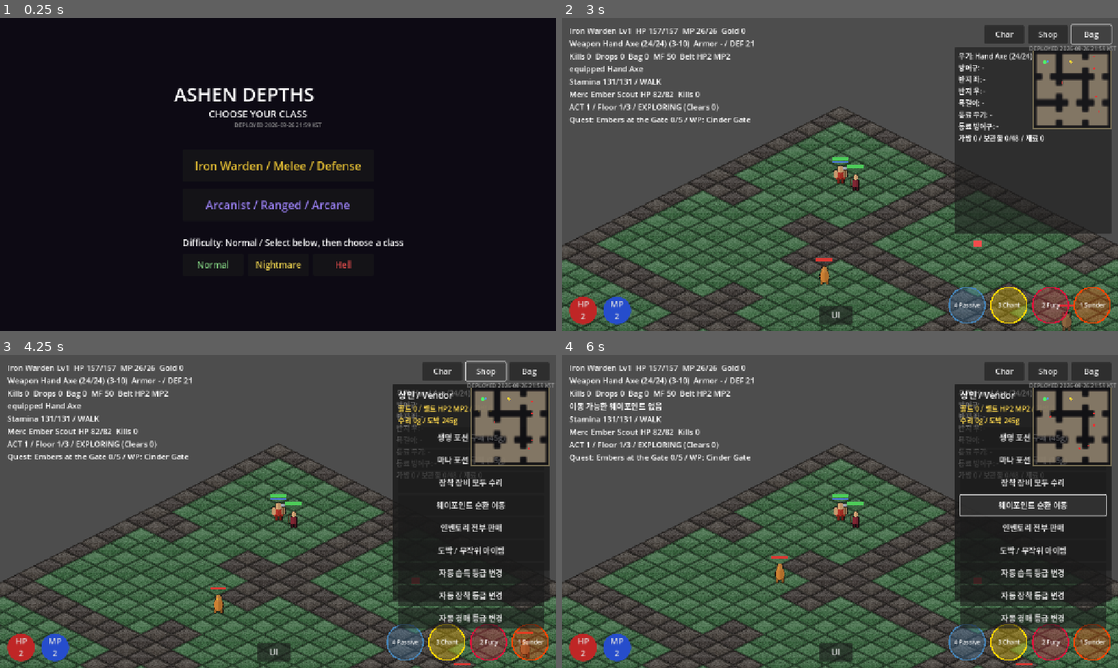
Above: before the commit, frames 1-4 (two rows, left to right).
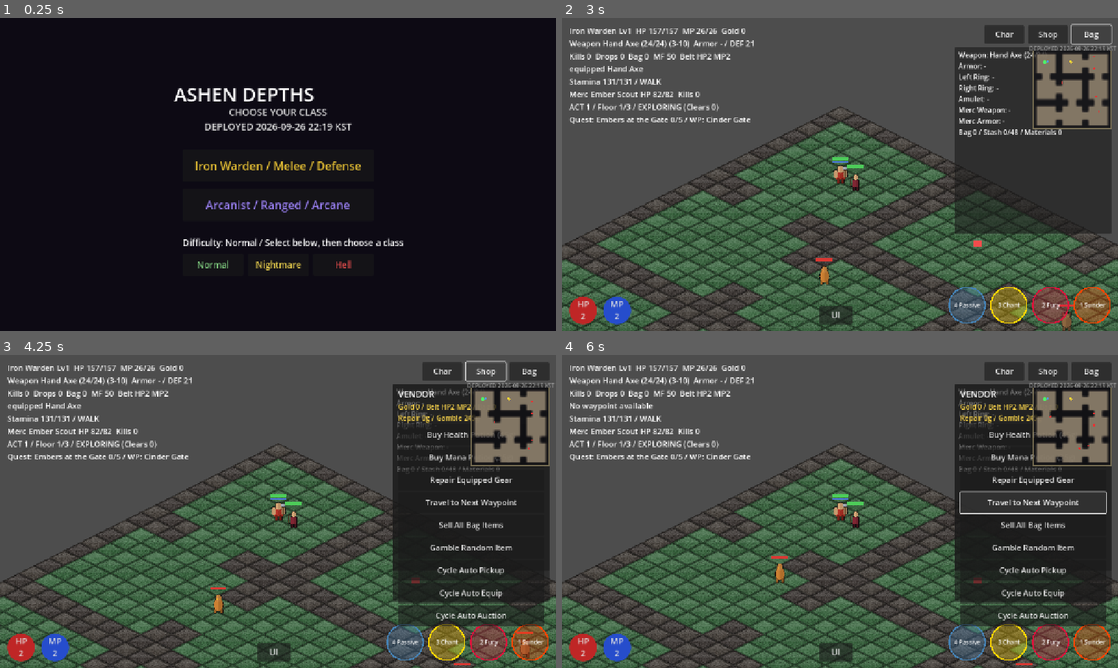
Above: after the commit, the same moments.

Repository: jflakeee/diablo
Game: Godot game, scene res://main.tscn
The game is run twice, just before and just after one commit, with the same random seed, the same clock (stepped at 60 frames per second) and the same inputs.
Inputs (mouse positions are in pixels of both pictures, inside the frame that each line leads up to):
- Up to frame 1 (0.25 s): no input
- Up to frame 2 (3 s): click "Normal" at 0.5 s; click "Normal" at 1.25 s; click "Iron Warden / Melee / Defense" at 2 s; click "Bag" at 2.75 s
- Up to frame 3 (4.25 s): click "Shop" at 3.5 s
- Up to frame 4 (6 s): click (1034, 483) at 4.25 s, where only the run before the commit has a clickable "장착 장비 모두 수리"; click (1034, 480) at 5 s, where only the run after the commit has a clickable "Repair Equipped Gear"; click (1034, 505) at 5.75 s, where only the run before the commit has a clickable "웨이포인트 순환 이동"

The runs differ from the first frame. In frame 1, 0.9% of the frame differs, in the area x 36-64%, y 28-36%; in frame 2, 1.4%; in frame 3, 3.5%; in frame 4, 5.2%, in the area x 1-98%, y 8-88%.

Commit message:
Make mobile deployment stamp and panels readable

Diff:
--- a/prototype/game_dungeon/main.gd
+++ b/prototype/game_dungeon/main.gd
@@ -31,7 +31,7 @@
 const Stamina := preload("res://stamina.gd")
 const DeathSystem := preload("res://death_system.gd")
 const Stash := preload("res://stash.gd")
-const DEPLOYED_AT_KST := "2026-09-26 21:59 KST"
+const DEPLOYED_AT_KST := "2026-09-26 22:19 KST"
 
 var _grid: Array = []
 var _astar: AStarGrid2D
@@ -646,9 +646,16 @@
 	title.position = Vector2(vp.x * 0.5 - 240, vp.y * 0.2)
 	_menu_layer.add_child(title)
 	var sub := Label.new()
-	sub.text = "CHOOSE YOUR CLASS"
+	# Keep the build stamp in the same control as the heading. On narrow mobile
+	# canvases a separate small label can disappear after browser viewport scaling.
+	sub.text = "CHOOSE YOUR CLASS\nDEPLOYED %s" % DEPLOYED_AT_KST
 	sub.add_theme_font_size_override("font_size", _accessibility.font_size(22))
-	sub.position = Vector2(vp.x * 0.5 - 160, vp.y * 0.2 + 60)
+	sub.add_theme_color_override("font_color", Color(0.88, 0.88, 0.88, 1.0))
+	sub.position = Vector2(vp.x * 0.5 - 220, vp.y * 0.2 + 56)
+	sub.size = Vector2(440, 64)
+	sub.horizontal_alignment = HORIZONTAL_ALIGNMENT_CENTER
+	sub.vertical_alignment = VERTICAL_ALIGNMENT_TOP
+	sub.mouse_filter = Control.MOUSE_FILTER_IGNORE
 	_menu_layer.add_child(sub)
 	_add_class_button("Iron Warden / Melee / Defense", Color(0.9, 0.75, 0.2), Vector2(vp.x * 0.5 - 220, vp.y * 0.42), "warden")
 	_add_class_button("Arcanist / Ranged / Arcane", Color(0.6, 0.5, 0.95), Vector2(vp.x * 0.5 - 220, vp.y * 0.42 + 90), "arcanist")
@@ -670,16 +677,6 @@
 		db.add_theme_color_override("font_color", dcols[i])
 		db.pressed.connect(_set_difficulty.bind(i))
 		_menu_layer.add_child(db)
-	var deploy_stamp := Label.new()
-	deploy_stamp.text = "DEPLOYED %s" % DEPLOYED_AT_KST
-	deploy_stamp.position = Vector2(vp.x * 0.5 - 220, vp.y * 0.2 + 92)
-	deploy_stamp.size = Vector2(440, 22)
-	deploy_stamp.horizontal_alignment = HORIZONTAL_ALIGNMENT_CENTER
-	deploy_stamp.mouse_filter = Control.MOUSE_FILTER_IGNORE
-	deploy_stamp.add_theme_font_size_override("font_size", _accessibility.font_size(13))
-	deploy_stamp.add_theme_color_override("font_color", Color(0.62, 0.62, 0.62, 0.9))
-	_menu_layer.add_child(deploy_stamp)
-
 func _set_difficulty(d: int) -> void:
 	_difficulty = d
 	_update_diff_label()
@@ -2352,21 +2349,21 @@
 	vb.custom_minimum_size = Vector2(336, 280)
 	_vendor_panel.add_child(vb)
 	var head := Label.new()
-	head.text = "상인 / Vendor"
+	head.text = "VENDOR"
 	head.add_theme_font_size_override("font_size", _accessibility.font_size(20))
 	vb.add_child(head)
 	_vendor_gold_lbl = Label.new()
 	_vendor_gold_lbl.add_theme_color_override("font_color", Color(1, 0.85, 0.3))
 	vb.add_child(_vendor_gold_lbl)
-	_vendor_btn(vb, "생명 포션 구매 (%dg)" % COST_HP_POT, func(): _buy_potion("health"))
-	_vendor_btn(vb, "마나 포션 구매 (%dg)" % COST_MP_POT, func(): _buy_potion("mana"))
-	_vendor_btn(vb, "장착 장비 모두 수리", func(): _repair_equipped())
-	_vendor_btn(vb, "웨이포인트 순환 이동", func(): _travel_waypoint(0))
-	_vendor_btn(vb, "인벤토리 전부 판매", func(): _sell_all())
-	_vendor_btn(vb, "도박 / 무작위 아이템", func(): _gamble())
-	_vendor_btn(vb, "자동 습득 등급 변경", func(): _cycle_automation("pickup_min"))
-	_vendor_btn(vb, "자동 장착 등급 변경", func(): _cycle_automation("equip_min"))
-	_vendor_btn(vb, "자동 경매 등급 변경", func(): _cycle_automation("auction_min"))
+	_vendor_btn(vb, "Buy Health Potion (%dg)" % COST_HP_POT, func(): _buy_potion("health"))
+	_vendor_btn(vb, "Buy Mana Potion (%dg)" % COST_MP_POT, func(): _buy_potion("mana"))
+	_vendor_btn(vb, "Repair Equipped Gear", func(): _repair_equipped())
+	_vendor_btn(vb, "Travel to Next Waypoint", func(): _travel_waypoint(0))
+	_vendor_btn(vb, "Sell All Bag Items", func(): _sell_all())
+	_vendor_btn(vb, "Gamble Random Item", func(): _gamble())
+	_vendor_btn(vb, "Cycle Auto Pickup", func(): _cycle_automation("pickup_min"))
+	_vendor_btn(vb, "Cycle Auto Equip", func(): _cycle_automation("equip_min"))
+	_vendor_btn(vb, "Cycle Auto Auction", func(): _cycle_automation("auction_min"))
 
 func _cycle_automation(key: String) -> void:
 	var levels := ["normal", "magic", "rare", "set", "unique"]
@@ -2390,7 +2387,7 @@
 func _travel_waypoint(direction: int) -> void:
 	var target := Waypoint.cycle(_waypoint_defs, _waypoint_state, _act) if direction == 0 else Waypoint.adjacent(_waypoint_defs, _waypoint_state, _act, direction)
 	if target.is_empty():
-		_combat_log = "이동 가능한 웨이포인트 없음"
+		_combat_log = "No waypoint available"
 		return
 	_dlevel = (_act - 1) * ACT_LEN + int(target.get("floor", 1))
 	Waypoint.unlock(_waypoint_defs, _waypoint_state, _act, _level_in_act())
@@ -2415,7 +2412,7 @@
 	_spawn_dungeon_monsters()
 	if is_instance_valid(_cam):
 		_cam.position = _player.position
-	_combat_log = "웨이포인트 이동: %s" % Waypoint.current_name(_waypoint_defs, _waypoint_state)
+	_combat_log = "Waypoint: %s" % Waypoint.current_name(_waypoint_defs, _waypoint_state)
 	_refresh_vendor()
 
 # ── 캐릭터 성장 패널 ──
@@ -2430,8 +2427,8 @@
 	return ["ember_bolt", "frost_shard", "storm_lance", "phase_step"] if _class == "arcanist" else ["sundering_strike", "void_fury", "iron_chant", "weapon_discipline"]
 
 func _skill_label(id: String) -> String:
-	var names := {"ember_bolt": "잿불 화살", "frost_shard": "서리 파편", "storm_lance": "폭풍 창", "phase_step": "위상 도약",
-		"sundering_strike": "파쇄 일격", "void_fury": "공허 격노", "iron_chant": "철의 성가", "weapon_discipline": "무기 수련"}
+	var names := {"ember_bolt": "Ember Bolt", "frost_shard": "Frost Shard", "storm_lance": "Storm Lance", "phase_step": "Phase Step",
+		"sundering_strike": "Sundering Strike", "void_fury": "Void Fury", "iron_chant": "Iron Chant", "weapon_discipline": "Weapon Discipline"}
 	return String(names.get(id, id))
 
 func _rebuild_char_panel() -> void:
@@ -2441,10 +2438,10 @@
 		c.queue_free()
 	var head := Label.new()
 	head.add_theme_font_size_override("font_size", _accessibility.font_size(20))
-	head.text = "캐릭터 Lv%d\n스탯 포인트: %d   스킬 포인트: %d" % [_player.level, _stat_points, _player.skill_points]
+	head.text = "CHARACTER Lv%d\nStat Points: %d   Skill Points: %d" % [_player.level, _stat_points, _player.skill_points]
 	_char_vbox.add_child(head)
 	# 스탯 분배
-	for pair in [["str", "힘 %d" % _player.stat_str], ["dex", "민첩 %d" % _player.stat_dex], ["vit", "활력 %d" % _player.stat_vit], ["energy", "에너지 %d" % _player.stat_energy]]:
+	for pair in [["str", "Strength %d" % _player.stat_str], ["dex", "Dexterity %d" % _player.stat_dex], ["vit", "Vitality %d" % _player.stat_vit], ["energy", "Energy %d" % _player.stat_energy]]:
 		var sid: String = pair[0]
 		var b := Button.new()
 		b.text = "+ %s" % pair[1]
@@ -2454,12 +2451,12 @@
 		b.pressed.connect(func(): _spend_stat(sid))
 		_char_vbox.add_child(b)
 	var sep := Label.new()
-	sep.text = "스킬"
+	sep.text = "SKILLS"
 	_char_vbox.add_child(sep)
 	for sk in _class_skill_ids():
 		var b2 := Button.new()
 		var required_level := int(Skills.DEFS[sk].get("required_level", 1))
-		b2.text = "+ %s (Lv%d / 요구%d / 시너지+%.0f%%)" % [_skill_label(sk), _player.skill_level(sk), required_level, Skills.synergy_bonus_pct(sk, _player.skills)]
+		b2.text = "+ %s (Lv%d / Req %d / Synergy +%.0f%%)" % [_skill_label(sk), _player.skill_level(sk), required_level, Skills.synergy_bonus_pct(sk, _player.skills)]
 		b2.custom_minimum_size = Vector2(344, 44)
 		b2.add_theme_font_size_override("font_size", _accessibility.font_size(18))
 		b2.disabled = _player.skill_points <= 0 or not Skills.can_invest(sk, _player.skills, _player.level)
@@ -2511,7 +2508,7 @@
 
 func _refresh_vendor() -> void:
 	if _vendor_gold_lbl:
-		_vendor_gold_lbl.text = "골드 %d / 벨트 HP%d MP%d / 가방 %d\n수리 %dg / 도박 %dg" % [_gold, _belt_hp, _belt_mp, _inventory.size(), _repair_equipped_cost(), _gamble_cost()]
+		_vendor_gold_lbl.text = "Gold %d / Belt HP%d MP%d / Bag %d\nRepair %dg / Gamble %dg" % [_gold, _belt_hp, _belt_mp, _inventory.size(), _repair_equipped_cost(), _gamble_cost()]
 
 func _repair_equipped_cost() -> int:
 	var total := 0
@@ -2521,28 +2518,28 @@
 func _repair_equipped() -> void:
 	var cost := _repair_equipped_cost()
 	if cost <= 0:
-		_combat_log = "수리할 장비 없음"
+		_combat_log = "No gear needs repair"
 		return
 	if _gold < cost:
-		_combat_log = "골드 부족 (수리 %dg)" % cost
+		_combat_log = "Not enough gold (Repair %dg)" % cost
 		return
 	_gold -= cost
 	for slot in EQUIPMENT_SLOTS: Item.repair(_equipped[slot])
 	_recompute_player()
-	_combat_log = "장비 수리 완료 (-%dg)" % cost
+	_combat_log = "Gear repaired (-%dg)" % cost
 	_rebuild_inv()
 	_refresh_vendor()
 
 func _buy_potion(ptype: String) -> void:
 	var cost := COST_HP_POT if ptype == "health" else COST_MP_POT
 	if _gold < cost:
-		_combat_log = "골드 부족"
+		_combat_log = "Not enough gold"
 		return
 	if not _add_potion_to_belt(ptype):
-		_combat_log = "벨트 가득참"
+		_combat_log = "Belt is full"
 		return
 	_gold -= cost
-	_combat_log = "%s 포션 구매" % ("생명" if ptype == "health" else "마나")
+	_combat_log = "%s potion purchased" % ("Health" if ptype == "health" else "Mana")
 	_refresh_vendor()
 
 func _gamble_cost() -> int:
@@ -2552,7 +2549,7 @@
 func _gamble() -> void:
 	var cost := _gamble_cost()
 	if _gold < cost:
-		_combat_log = "골드 부족 (도박 %dg)" % cost
+		_combat_log = "Not enough gold (Gamble %dg)" % cost
 		return
 	_gold -= cost
 	_gambles += 1
@@ -2575,7 +2572,7 @@
 		q = "rare"
 	var it := Item.generate(_rng, base, ilvl, q)
 	_inventory.append(it)
-	_combat_log = "도박(%dg): %s" % [cost, Item.display_name(it)]
+	_combat_log = "Gamble (%dg): %s" % [cost, Item.display_name(it)]
 	_rebuild_inv()
 	_refresh_vendor()
 
@@ -2589,7 +2586,7 @@
 	_gold += total
 	_gold_sold += total
 	_inventory.clear()
-	_combat_log = "%d개 판매 / +%dg" % [cnt, total]
+	_combat_log = "%d sold / +%dg" % [cnt, total]
 	_rebuild_inv()
 	_refresh_vendor()
 
@@ -2598,8 +2595,8 @@
 	if it.is_empty():
 		return "-"
 	if bool(it.get("indestructible", false)):
-		return "%s (불괴)" % Item.display_name(it)
-	return "%s (%d/%d)%s" % [Item.display_name(it), Item.durability(it), Item.durability_max(it), " 파손" if Item.is_broken(it) else ""]
+		return "%s (Indestructible)" % Item.display_name(it)
+	return "%s (%d/%d)%s" % [Item.display_name(it), Item.durability(it), Item.durability_max(it), " Broken" if Item.is_broken(it) else ""]
 
 func _rebuild_inv() -> void:
 	if _inv_vbox == null:
@@ -2614,7 +2611,7 @@
 	var merc_weapon := Item.display_name(_merc_equipped["weapon"]) if not (_merc_equipped["weapon"] as Dictionary).is_empty() else "-"
 	var merc_armor := Item.display_name(_merc_equipped["armor"]) if not (_merc_equipped["armor"] as Dictionary).is_empty() else "-"
 	var head := Label.new()
-	head.text = "무기: %s\n방어구: %s\n반지 좌: %s\n반지 우: %s\n목걸이: %s\n동료 무기: %s\n동료 방어구: %s\n가방 %d / 보관함 %d/%d / 재료 %d" % [wn, an, rln, rrn, mn, merc_weapon, merc_armor, _inventory.size(), _stash.size(), Stash.CAPACITY, _automation.materials.size()]
+	head.text = "Weapon: %s\nArmor: %s\nLeft Ring: %s\nRight Ring: %s\nAmulet: %s\nMerc Weapon: %s\nMerc Armor: %s\nBag %d / Stash %d/%d / Materials %d" % [wn, an, rln, rrn, mn, merc_weapon, merc_armor, _inventory.size(), _stash.size(), Stash.CAPACITY, _automation.materials.size()]
 	head.autowrap_mode = TextServer.AUTOWRAP_WORD_SMART
 	_inv_vbox.add_child(head)
 	for it in _inventory:
@@ -2632,21 +2629,21 @@
 		var actions := HBoxContainer.new()
 		if String(it.get("slot", "")) in Mercenary.SLOTS:
 			var merc_btn := Button.new()
-			merc_btn.text = "동료"
-			merc_btn.tooltip_text = "Ember Scout에게 장착"
+			merc_btn.text = "Merc"
+			merc_btn.tooltip_text = "Equip on Ember Scout"
 			merc_btn.disabled = not Mercenary.can_equip(it, _merc.level if _merc != null else _player.level)
 			merc_btn.pressed.connect(func(): _equip_merc_from_inventory(captured))
 			merc_btn.size_flags_horizontal = Control.SIZE_EXPAND_FILL
 			actions.add_child(merc_btn)
 		var stash_btn := Button.new()
-		stash_btn.text = "보관"
-		stash_btn.tooltip_text = "개인 보관함으로 이동"
+		stash_btn.text = "Stash"
+		stash_btn.tooltip_text = "Move to personal stash"
 		stash_btn.pressed.connect(func(): _deposit_to_stash(captured))
 		stash_btn.size_flags_horizontal = Control.SIZE_EXPAND_FILL
 		actions.add_child(stash_btn)
 		var protect := Button.new()
-		protect.text = "보호됨" if bool(it.get("salvage_protected", false)) else "분해 허용"
-		protect.tooltip_text = "경매 만료 시 자동 분해 금지 전환"
+		protect.text = "Protected" if bool(it.get("salvage_protected", false)) else "Salvage OK"
+		protect.tooltip_text = "Toggle automatic salvage protection"
 		protect.pressed.connect(func():
 			captured["salvage_protected"] = not bool(captured.get("salvage_protected", false))
 			_rebuild_inv()
@@ -2657,7 +2654,7 @@
 		_inv_vbox.add_child(row)
 	if not _stash.is_empty():
 		var stash_header := Label.new()
-		stash_header.text = "개인 보관함"
+		stash_header.text = "PERSONAL STASH"
 		stash_header.add_theme_color_override("font_color", Color(0.9, 0.75, 0.35))
 		_inv_vbox.add_child(stash_header)
 	for stored in _stash:
@@ -2668,7 +2665,7 @@
 		stash_label.add_theme_color_override("font_color", Item.quality_color(String(stored.get("quality", "normal"))))
 		stash_row.add_child(stash_label)
 		var withdraw := Button.new()
-		withdraw.text = "꺼내기"
+		withdraw.text = "Withdraw"
 		var captured_stored: Dictionary = stored
 		withdraw.pressed.connect(func(): _withdraw_from_stash(captured_stored))
 		stash_row.add_child(withdraw)
